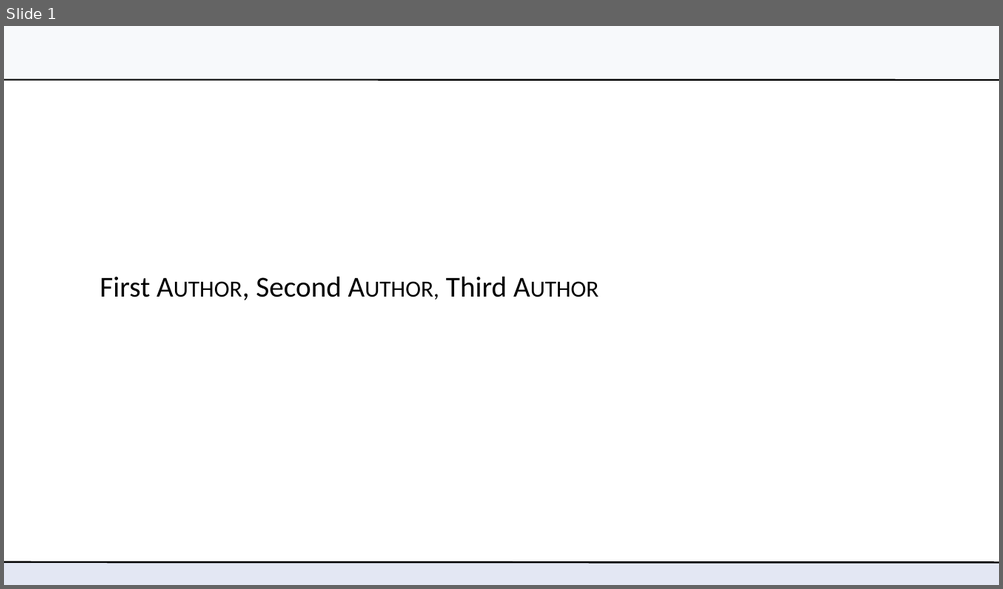
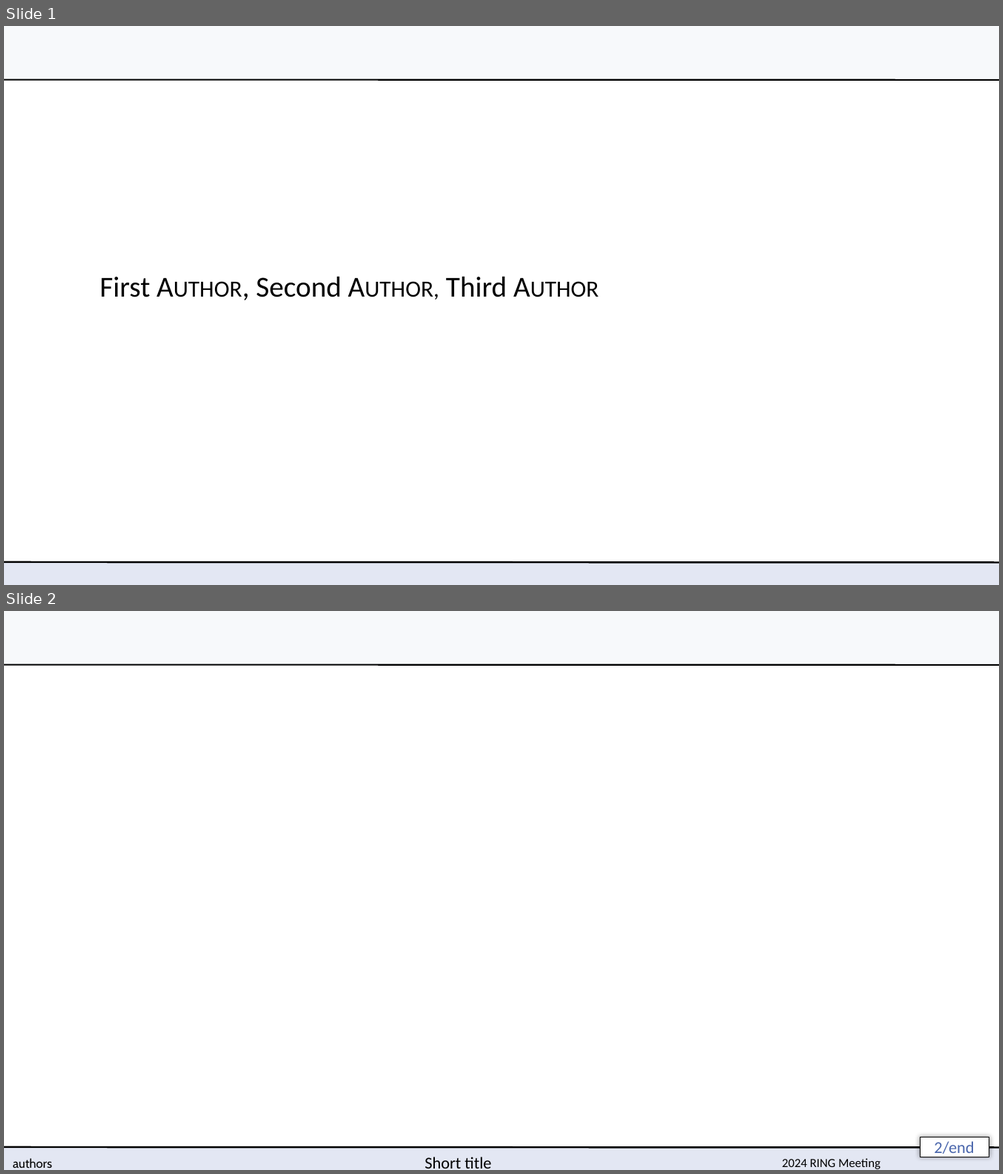
Before and after one commit to ring-papers/RINGMeeting_template, a slide deck: slides/RINGMeeting_slides.potx. Shown one above the other, each under a label of ours: slide 1 before the commit, slides 1 and 2 after it. The pictures are 1003x589 and 1003x1174 pixels, drawn with LibreOffice and Linux fonts; fonts in the diff are those of the drawing; background and template pictures are left out. Boxes give left, top, right and bottom in pixels: in the first picture for what was removed or moved away, otherwise in the second. Text is boxed around its words. In the diff, an @@ line names an element or a change of style, - is before the commit and + after.

```diff
--- a/slides/RINGMeeting_slides.potx
+++ b/slides/RINGMeeting_slides.potx
@@ slide 2 added at (x1=4, y1=611, x2=999, y2=1170), background #FFFFFF; not listed: 4 template elements that a slide beside it also shows @@
@@ page number added at (x1=919, y1=1138, x2=988, y2=1158), fill #FFFFFF, outline #000000 0.75 pt, 16 pt, text #4A66AC @@
+2/end
@@ text added at (x1=13, y1=1159, x2=52, y2=1169), 12 pt, text #000000 @@
+authors
@@ text added at (x1=424, y1=1157, x2=491, y2=1169), 16 pt, text #000000 @@
+Short title
@@ text added at (x1=782, y1=1159, x2=880, y2=1170), 12 pt, text #000000 @@
+2024 RING Meeting
```
Also in this commit, not shown: 1 slide changed, 1 slide removed.
